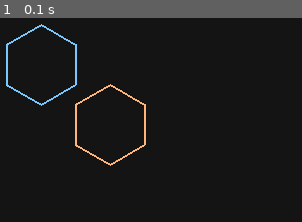
Above: before the commit, frame 1.
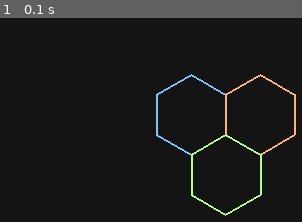
Above: after the commit, the same moment.

Repository: 0utsights/Projects
Game: pygame game, started from PygameHexgridDemo.py
Two runs of this game, one before a commit and one after it. Both use one fixed random seed, a clock stepped at 60 frames per second and the inputs below.
Inputs:
- Up to frame 1 (0.1 s): no input

The runs differ from the first frame. In frame 1, 3.2% of the frame differs, in the area x 1-99%, y 2-98%.

Commit message:
working rewrite

Diff:
--- a/PygameHexgridDemo.py
+++ b/PygameHexgridDemo.py
@@ -4,20 +4,24 @@
 screen = pygame.display.set_mode((800, 600))
 clock = pygame.time.Clock()
 
-size = 40
-horiz = math.sqrt(3) * size      # center-to-center distance (east/west)
-vert  = 1.5 * size               # center-to-center distance (down/up)
+size = 40  # outer radius ("size" on Red Blob)
 
-def hex_points(cx, cy, size):
+def axial_to_pixel(q, r, s):
+    # pointy-top axial -> pixel (Red Blob)
+    x = math.sqrt(3) * s * (q + r/2)
+    y = (3/2) * s * r
+    return x, y
+
+def hex_points(cx, cy, s):
     pts = []
     for i in range(6):
-        a = math.radians(60*i - 30)  # pointy-top rotation
-        pts.append((cx + size*math.cos(a), cy + size*math.sin(a)))
+        a = math.radians(60*i - 30)  # pointy-top
+        pts.append((cx + s*math.cos(a), cy + s*math.sin(a)))
     return pts
 
-# one hex center + one neighbor center using the spacing formulas
-cx, cy = 250, 250
-cx2, cy2 = cx + horiz, cy + vert
+origin = (0, 0)
+east   = (1, 0)  # adjacent neighbor
+se     = (0, 1)  # adjacent neighbor (southeast in axial)
 
 running = True
 while running:
@@ -27,8 +31,12 @@
             running = False
 
     screen.fill((20, 20, 20))
-    pygame.draw.polygon(screen, (120, 200, 255), hex_points(cx,  cy,  size), 2)
-    pygame.draw.polygon(screen, (255, 180, 120), hex_points(cx2, cy2, size), 2)
+
+    for (q, r), color in [(origin, (120,200,255)), (east, (255,180,120)), (se, (180,255,140))]:
+        x, y = axial_to_pixel(q, r, size)
+        x += 400; y += 300  # center on screen
+        pygame.draw.polygon(screen, color, hex_points(x, y, size), 2)
+
     pygame.display.flip()
 
 pygame.quit()
